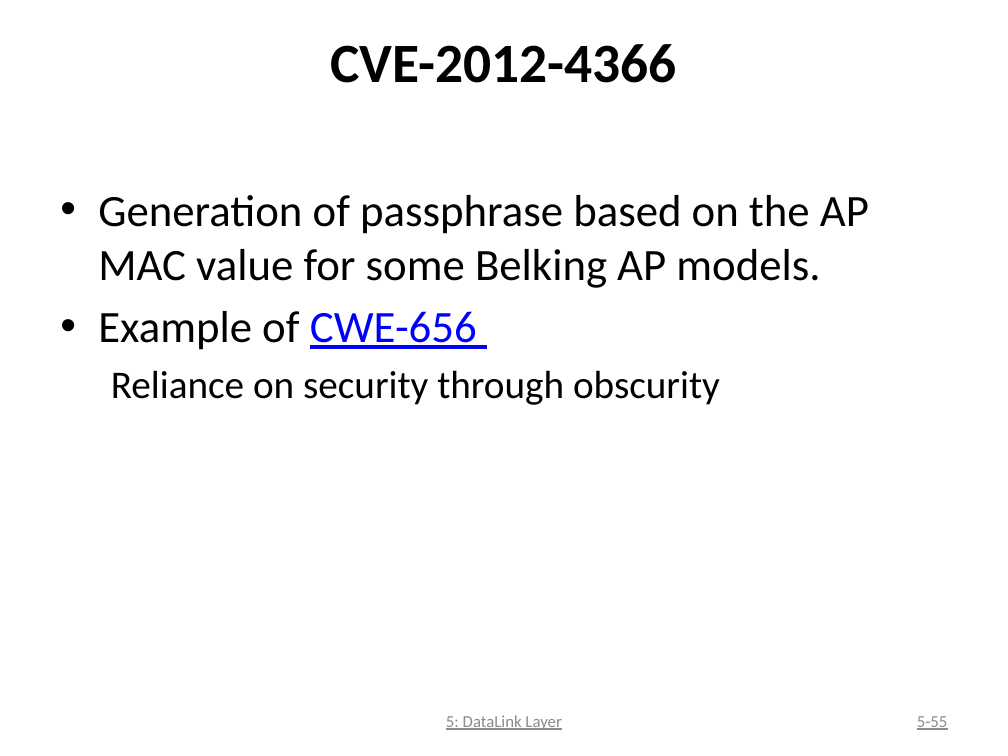
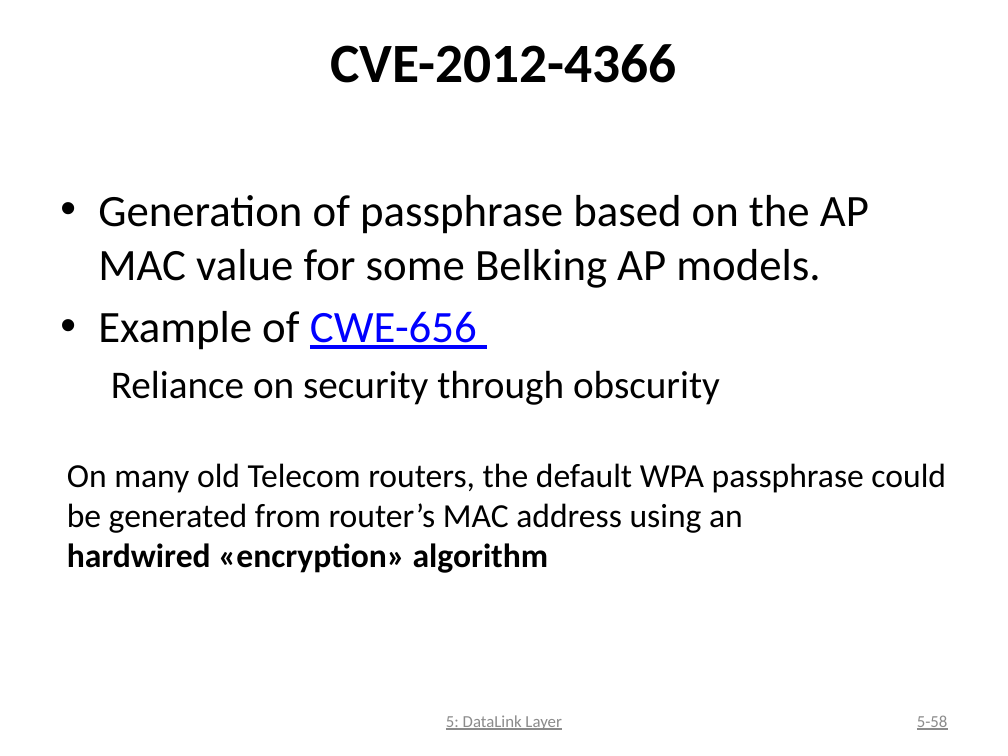
Before and after one commit to DeMaCS-UNICAL/NetworkSecurity, a slide deck: slide 58 of slides/LAYER2-ISSUES.pptx (slide 55 before the commit). Drawn at 1008x756 pixels with LibreOffice and Linux fonts; fonts in the diff are those of the drawing. Boxes give left, top, right and bottom in pixels: in the first picture for what was removed or moved away, otherwise in the second. Text is boxed around its words. In the diff, an @@ line names an element or a change of style, - is before the commit and + after.

```diff
--- a/slides/LAYER2-ISSUES.pptx
+++ b/slides/LAYER2-ISSUES.pptx
@@ text at [67, 463, 946, 573]: paragraph added @@
+On many old Telecom routers, the default WPA passphrase could be generated from router’s MAC address using an
+hardwired «encryption» algorithm
@@ page number at [917, 715, 948, 730]: text changed @@
-5-55
+5-58
```
Also in this commit, not shown: 4 other slides changed, 4 slides added.
